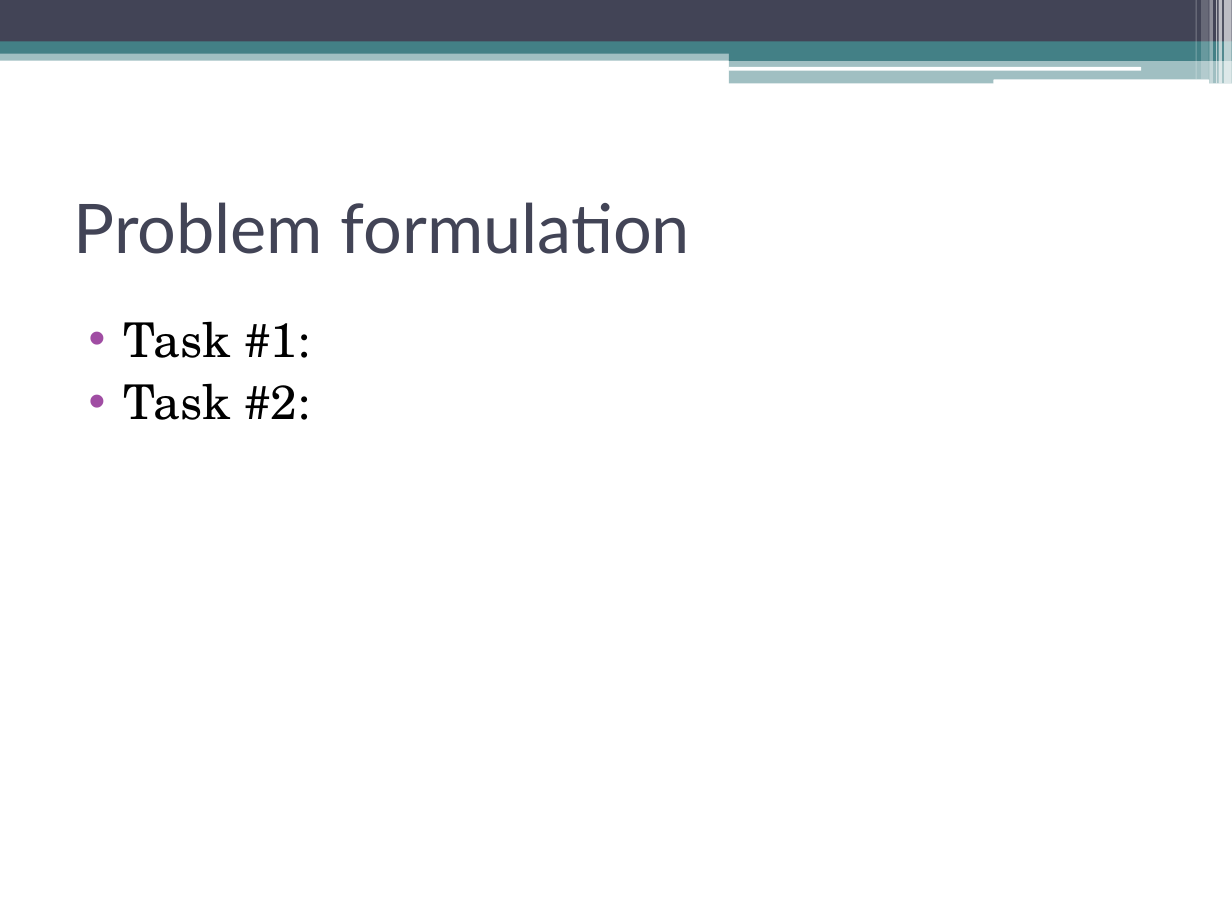
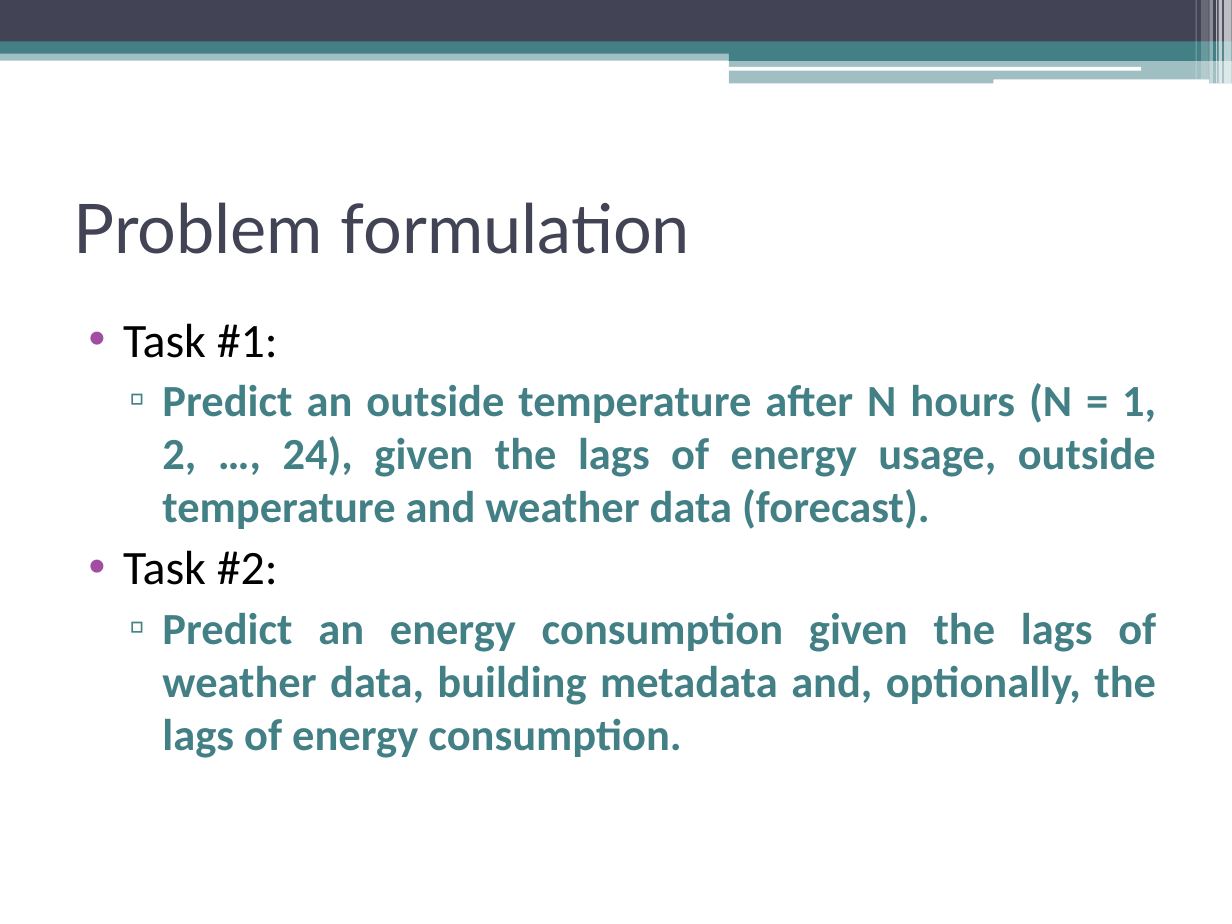
Before and after one commit to TarasKutsyk/ML-for-Automation-Project, a slide deck: slide 5 of Presentation ASHRAE.pptx. Drawn at 1232x924 pixels with LibreOffice and Linux fonts; fonts in the diff are those of the drawing. Boxes give left, top, right and bottom in pixels: in the first picture for what was removed or moved away, otherwise in the second. Text is boxed around its words. In the diff, an @@ line names an element or a change of style, - is before the commit and + after.

```diff
--- a/Presentation ASHRAE.pptx
+++ b/Presentation ASHRAE.pptx
@@ text at <box>123,323,278,585</box>: font TeX Gyre Schola to Calibri in "Task #1:", "Task #2:"; alignment left to justified @@
@@ text at <box>162,383,1156,529</box>: paragraph added @@
+  ▫ Predict an outside temperature after N hours (N = 1, 2, …, 24), given the lags of energy usage, outside temperature and weather data (forecast).
@@ text at <box>162,612,1156,758</box>: paragraph added @@
+  ▫ Predict an energy consumption given the lags of weather data, building metadata and, optionally, the lags of energy consumption.
```
Also in this commit, not shown: 4 slides added, 4 other files.
